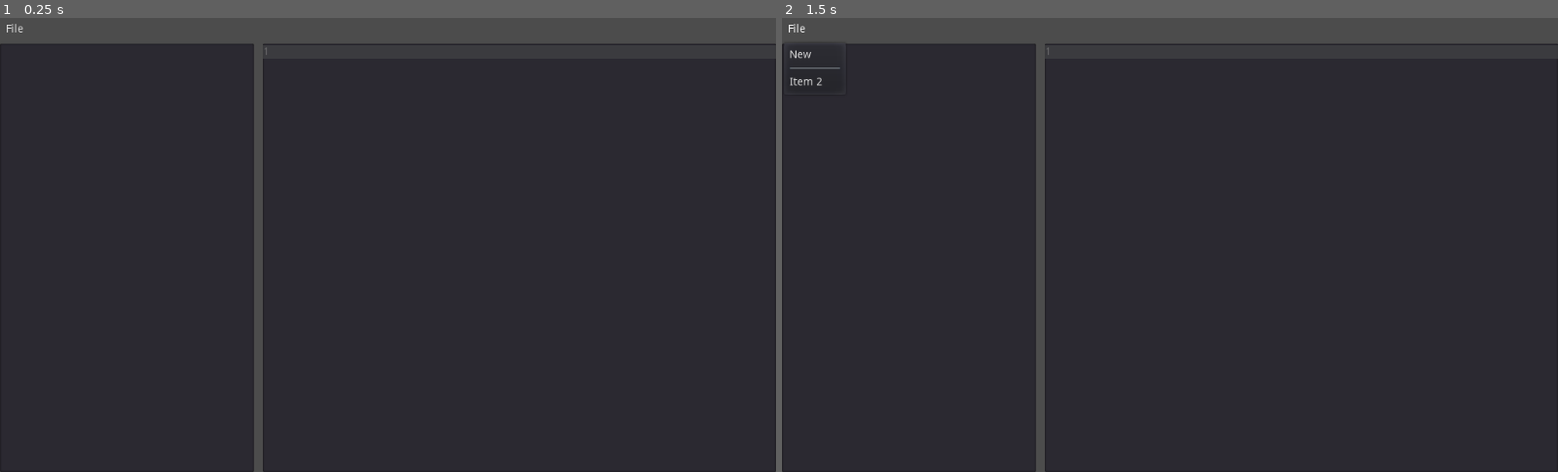
Above: before the commit, frames 1-2 (left to right).
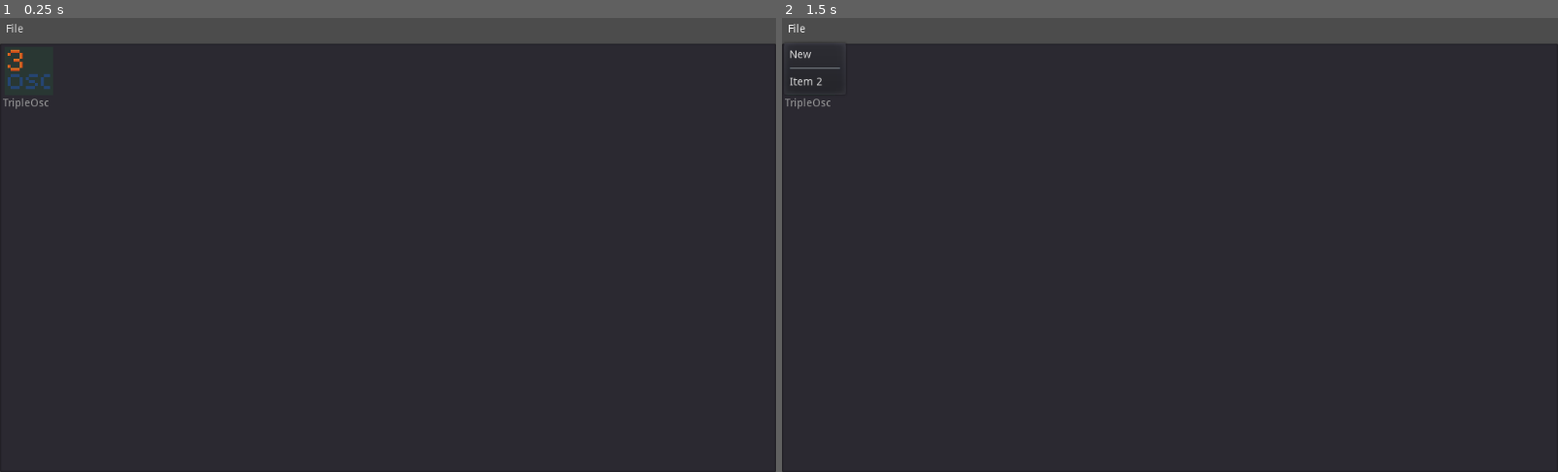
Above: after the commit, the same moments.

Repository: QuadCubedStudios/GoDAW
Game: Godot game, scene res://Main.tscn
Same seed, same stepped clock (60 frames per second), same inputs: the game is played once before the commit and once after it.
Inputs:
- Up to frame 1 (0.25 s): no input
- Up to frame 2 (1.5 s): click "File" at 0.5 s; click "File" at 1.25 s

The runs differ from the first frame. In frame 1, 1.2% of the frame differs, in the area x 0-100%, y 5-100%; in frame 2, 1.1%.

Commit message:
Remove script editor, add instrument selection system (#2)
* Remove script editor, add instrument selection system

* Apply suggestions from code review

Co-authored-by: Kevin Kuriakose <technohacker1995@gmail.com>

Diff:
--- a/Main.gd
+++ b/Main.gd
@@ -1,8 +1,12 @@
 extends Control
 
 onready var player = $AudioStreamPlayer
+onready var instrument_tab = $VBoxContainer/EditorView/Instruments
 
 func _init():
+	pass
+
+func load_instruments():
 	var dir = Directory.new()
 	dir.open("res://Instruments")
 	dir.list_dir_begin(true, true)
@@ -12,13 +16,15 @@
 		if dir.file_exists("./%s/instrument.gd" % instrument_name):
 			var instrument = load("%s/%s/instrument.gd" % [dir.get_current_dir(), instrument_name])
 			GoDAW.register_instrument(instrument_name, instrument.new())
+			instrument_tab.add_item(instrument_name, load("%s/%s/icon.png" % [dir.get_current_dir(), instrument_name]))
 		else:
 			push_warning("Instrument %s does not have an instrument.gd file" % instrument_name)
 
 		instrument_name = dir.get_next()
 
 func _ready():
+	load_instruments()
 	var osc = GoDAW.get_instrument("TripleOsc")
 	# Set stream and play
-	player.stream = osc.create_sample()
-	player.play()
+	#player.stream = osc.create_sample()
+	#player.play()
--- a/Main.tscn
+++ b/Main.tscn
@@ -41,23 +41,10 @@
 "_edit_use_anchors_": false
 }
 
-[node name="Files" type="Tree" parent="VBoxContainer/EditorView"]
-margin_right = 335.0
-margin_bottom = 566.0
-size_flags_horizontal = 3
-size_flags_vertical = 3
-
-[node name="ScriptEditor" type="TextEdit" parent="VBoxContainer/EditorView"]
-margin_left = 347.0
+[node name="Instruments" type="ItemList" parent="VBoxContainer/EditorView"]
 margin_right = 1024.0
 margin_bottom = 566.0
-size_flags_horizontal = 3
-size_flags_vertical = 3
-size_flags_stretch_ratio = 2.0
-highlight_current_line = true
-syntax_highlighting = true
-show_line_numbers = true
-draw_tabs = true
-__meta__ = {
-"_edit_use_anchors_": false
-}
+grow_horizontal = 0
+grow_vertical = 0
+icon_mode = 0
+fixed_icon_size = Vector2( 64, 64 )
Binary file added: Instruments/TripleOsc/icon.png
